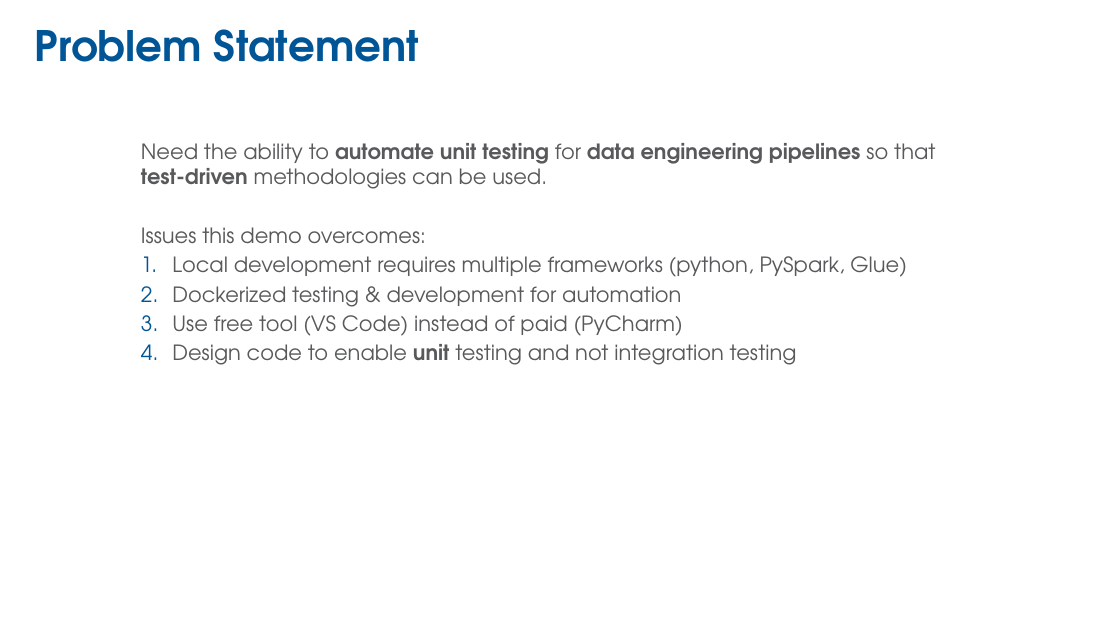
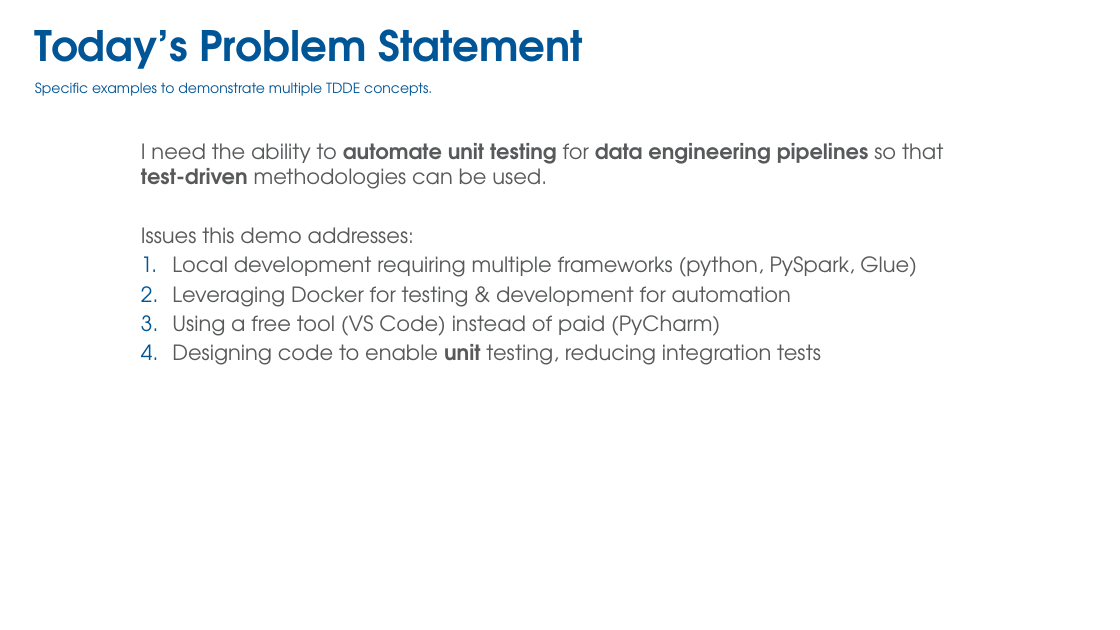
Before and after one commit to donaldsawyer/tdde-py-pyspark, a slide deck: slide 3 of tdde-py-pyspark-glue-docker-vscode.pptx. Drawn at 1120x630 pixels with LibreOffice and Linux fonts; fonts in the diff are those of the drawing; background and template pictures are left out. Boxes give left, top, right and bottom in pixels: in the first picture for what was removed or moved away, otherwise in the second. Text is boxed around its words. In the diff, an @@ line names an element or a change of style, - is before the commit and + after.

Commit message:
fixes after dry run. added glue udf tests.

```diff
--- a/tdde-py-pyspark-glue-docker-vscode.pptx
+++ b/tdde-py-pyspark-glue-docker-vscode.pptx
@@ title at box(35, 29, 583, 69): text changed @@
-Problem Statement
+Today’s Problem Statement
@@ subtitle added at box(35, 82, 432, 96), 12 pt, text #005596 @@
+Specific examples to demonstrate multiple TDDE concepts.
@@ text at box(141, 143, 943, 365): text changed @@
-Need the ability to automate unit testing for data engineering pipelines so that test-driven methodologies can be used.
-Issues this demo overcomes:
-1. Local development requires multiple frameworks (python, PySpark, Glue)
-2. Dockerized testing & development for automation
-3. Use free tool (VS Code) instead of paid (PyCharm)
-4. Design code to enable unit testing and not integration testing
+I need the ability to automate unit testing for data engineering pipelines so that test-driven methodologies can be used.
+Issues this demo addresses:
+1. Local development requiring multiple frameworks (python, PySpark, Glue)
+2. Leveraging Docker for testing & development for automation
+3. Using a free tool (VS Code) instead of paid (PyCharm)
+4. Designing code to enable unit testing, reducing integration tests
```
Also in this commit, not shown: 6 other slides changed, 11 slides added, 1 slide removed, 5 other files.
